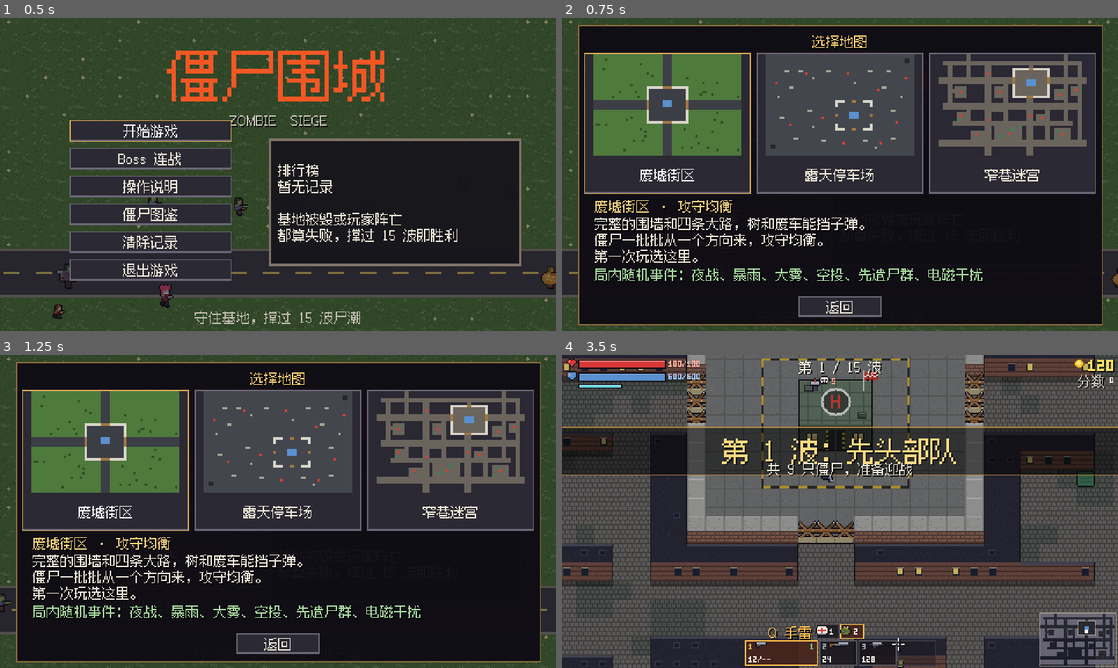
Above: before the commit, frames 1-4 (two rows, left to right).
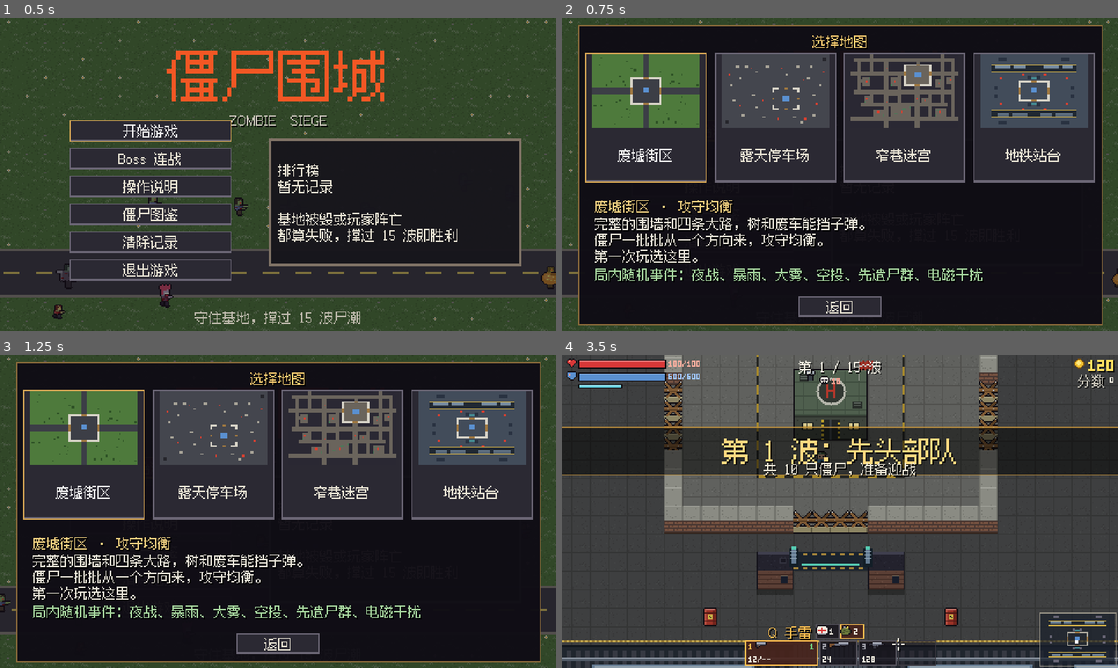
Above: after the commit, the same moments.

Repository: Dora321/zombie-siege
Game: Godot game, scene res://scenes/ui/title.tscn
The game is run twice, just before and just after one commit, with the same random seed, the same clock (stepped at 60 frames per second) and the same inputs.
Inputs (mouse positions are in pixels of both pictures, inside the frame that each line leads up to):
- Up to frame 1 (0.5 s): no input
- Up to frame 2 (0.75 s): click "开始游戏" at 0.5 s
- Up to frame 3 (1.25 s): no input
- Up to frame 4 (3.5 s): click (1034, 455) at 1.25 s, where only the run after the commit has a clickable "地铁站台"; click "开始游戏" at 2 s; click "开始行动" at 2.75 s

Frame 1 is identical in both runs. In frame 2, 27% of the frame differs, in the area x 4-96%, y 11-57%; in frame 3, 27%; in frame 4, 42%, in the area x 0-100%, y 0-100%.

Commit message:
feat(gameplay): add 4th interactive Subway Station map with shock gates and auto-refill barrels

Diff:
--- a/scripts/autoload/game_data.gd
+++ b/scripts/autoload/game_data.gd
@@ -453,7 +453,7 @@
 ## coins 开局金币，base_scale 基地受伤系数，group 一批僵尸从同一方向来的数量（越小越容易被包抄），
 ## group_grow 每隔几波多一只，look_gain 和 look_limit 控制镜头往准星方向看多远，
 ## count_scale 普通僵尸数量倍率（精英和 Boss 不变），spawn_pace 出怪间隔倍率（越小越密）。
-const MAP_ORDER: Array[String] = ["ruins", "parking", "alley"]
+const MAP_ORDER: Array[String] = ["ruins", "parking", "alley", "subway"]
 const MAPS := {
 	"ruins": {
 		"name": "废墟街区", "tag": "攻守均衡", "ground": "grass", "tint": "#ffffff", "mini": "#14210f",
@@ -472,6 +472,13 @@
 		"desc": ["楼房夹着两三格宽的巷子，僵尸排成长队来。", "一座炮塔卡住路口就很值，手雷和电弧也打得满。", "但小心被前后堵死，跑之前先看小地图。"],
 		"coins": 150, "base_scale": 0.3, "count_scale": 0.88, "spawn_pace": 1.05, "group": [4, 7], "group_grow": 2, "look_gain": 0.2, "look_limit": 160.0,
 		"preview": {"floor": "#6a645c", "road": "#6a645c", "solid": "#2a2833", "prop": "#4a7a58"},
+	},
+	"subway": {
+		"name": "地铁站台", "tag": "高压电网 · 南北双通道", "ground": "concrete", "tint": "#d8e2f0", "mini": "#1a202c",
+		"summary": "南北站台双通道，两道高压电网，炸药桶每波补充。",
+		"desc": ["南北站台各有一道高压电网，两只僵尸同时进入就会放电。", "利用列车挡住侧面进攻，站台上的炸药桶每波补充。"],
+		"coins": 135, "base_scale": 0.36, "count_scale": 1.04, "spawn_pace": 0.96, "group": [3, 5], "group_grow": 3, "look_gain": 0.25, "look_limit": 184.0,
+		"preview": {"floor": "#424c5a", "road": "#202832", "solid": "#293241", "prop": "#788da2", "safety": "#d7b449"},
 	},
 }
 
--- a/scripts/game/map_layouts.gd
+++ b/scripts/game/map_layouts.gd
@@ -2,6 +2,10 @@
 ## 手工地图的格子布局，废墟街区是程序生成的所以不在这里。每行 64 字符，共 44 行：
 ##   . 地面   # 楼房（不可破坏）   W 围墙   B 路障   H 基地（4x3）   P 玩家出生点
 ##   C c 废车（占两格）   L 路灯   D 垃圾箱   R 炸药桶刷新点
+##   T t 地铁车厢（上排、下排）
+
+const SUBWAY_TRACKS: Array[Rect2i] = [Rect2i(7, 7, 50, 3), Rect2i(7, 34, 50, 3)]
+const SUBWAY_GATES: Array[Rect2i] = [Rect2i(30, 14, 4, 1), Rect2i(30, 29, 4, 1)]
 
 const GRIDS := {
 	"parking": [
@@ -96,6 +100,52 @@
 		"####################...###############...#######################",
 		"####################...###############...#######################",
 	],
+	"subway": [
+		"................................................................",
+		"................................................................",
+		"...........#####................................#####...........",
+		"...........#####................................#####...........",
+		"................................................................",
+		"................................................................",
+		"................................................................",
+		".........TTTTTTTTT..TTTTTTT...........TTTTTTTTT..TTTTTT.........",
+		".........ttttttttt..ttttttt...........ttttttttt..tttttt.........",
+		"................................................................",
+		"................................................................",
+		"................................................................",
+		".........................R............R.........................",
+		"............................##....##............................",
+		"............R...............##....##...............R............",
+		"................................................................",
+		".......................WWWWWWWBBBBWWWWWWW.......................",
+		".......................W................W.......................",
+		".......................W................W.......................",
+		"........##.............W................W.............##........",
+		"........##.............B......HHHH......B.............##........",
+		".......................B......HHHH......B.......................",
+		".......................B......HHHH......B.......................",
+		".......................B................B.......................",
+		"........##.............W.......P........W.............##........",
+		"........##.............W................W.............##........",
+		".......................W................W.......................",
+		".......................WWWWWWWBBBBWWWWWWW.......................",
+		"................................................................",
+		"............R...............##....##...............R............",
+		"............................##....##............................",
+		"................................................................",
+		".........................R............R.........................",
+		"................................................................",
+		"................................................................",
+		"..........TTTTTTT..TTTTTTTTT........TTTTTTT..TTTTTTTTTT.........",
+		"..........ttttttt..ttttttttt........ttttttt..tttttttttt.........",
+		"................................................................",
+		"................................................................",
+		"................................................................",
+		"...........#####................................#####...........",
+		"...........#####................................#####...........",
+		"................................................................",
+		"................................................................",
+	],
 }
 
 
@@ -110,6 +160,8 @@
 	var img := Image.create_empty(64, 44, false, Image.FORMAT_RGBA8)
 	img.fill(Color(String(pal["floor"])))
 	var rows := grid(id)
+	if id == "subway":
+		paint_subway_overview(img, pal)
 	if rows.is_empty():
 		_sketch_ruins(img, pal)
 	else:
@@ -121,6 +173,27 @@
 					img.set_pixel(x, y, c)
 	img.resize(128, 88, Image.INTERPOLATE_NEAREST)
 	return img
+
+
+## 小地图和选图共用月台、轨道及车厢的底图。
+static func paint_subway_overview(img: Image, pal: Dictionary) -> void:
+	var stripe := Color(String(pal["safety"]))
+	for track in SUBWAY_TRACKS:
+		img.fill_rect(track, Color(String(pal["road"])))
+		img.fill_rect(Rect2i(track.position.x, track.position.y - 1, track.size.x, 1), stripe)
+		img.fill_rect(Rect2i(track.position.x, track.end.y, track.size.x, 1), stripe)
+	for gate in SUBWAY_GATES:
+		img.fill_rect(gate, Color("#448c94"))
+	var rows := grid("subway")
+	var car := Color(String(pal["prop"]))
+	for y in rows.size():
+		var row: String = rows[y]
+		for x in row.length():
+			match row[x]:
+				"T":
+					img.set_pixel(x, y, car)
+				"t":
+					img.set_pixel(x, y, car.darkened(0.27))
 
 
 static func _preview_color(ch: String, pal: Dictionary) -> Color:
--- a/scripts/game/world_map.gd
+++ b/scripts/game/world_map.gd
@@ -36,10 +36,24 @@
 const COST_TURRET := 170
 const COST_BARREL := 220
 
+const SHOCK_COOLDOWN := 15.0
+const SHOCK_DURATION := 2.2
+const SHOCK_HIT_INTERVAL := 0.9
+
 const DIRS: Array[Vector2i] = [
 	Vector2i(1, 0), Vector2i(-1, 0), Vector2i(0, 1), Vector2i(0, -1),
 	Vector2i(1, 1), Vector2i(1, -1), Vector2i(-1, 1), Vector2i(-1, -1),
 ]
+
+class ShockGate:
+	var rect: Rect2
+	var cd := 0.0
+	var active_t := 0.0
+	var next_hit: Dictionary[int, float] = {}
+
+	func _init(cells: Rect2i) -> void:
+		rect = Rect2(cells.position * TILE, cells.size * TILE)
+
 
 var game: Node
 var flags := PackedByteArray()
@@ -61,7 +75,11 @@
 
 var _grid: Array = []
 var _compound := Rect2i(WALL_X0, WALL_Y0, WALL_X1 - WALL_X0 + 1, WALL_Y1 - WALL_Y0 + 1)
-var _barrel_spots: Array[int] = []
+var _barrel_spawns: Array[int] = []
+var _subway_barrels: Dictionary[int, Node2D] = {}
+var _last_refill_wave := 0
+var _shock_gates: Array[ShockGate] = []
+var _shock_powered := false
 var _ground: ImageTexture
 var _flow_dirty := false
 var _flow_wait := 0.0
@@ -95,6 +113,9 @@
 		_scatter_props(rng)
 	else:
 		_build_from_grid(rng)
+	if map_id == "subway":
+		for strip in Layouts.SUBWAY_GATES:
+			_shock_gates.append(ShockGate.new(strip))
 	rebuild_flow()
 	_collect_spawns()
 	queue_redraw()
@@ -106,6 +127,8 @@
 	if _flow_dirty and _flow_wait <= 0.0 and _flow_task < 0:
 		_flow_start_task()
 		_flow_wait = 0.2
+	if map_id == "subway" and game != null:
+		_tick_subway(dt)
 
 
 func _exit_tree() -> void:
@@ -115,6 +138,96 @@
 func _draw() -> void:
 	if _ground != null:
 		draw_texture(_ground, Vector2.ZERO)
+	for gate in _shock_gates:
+		_draw_shock_gate(gate)
+
+
+# ---------------------------------------------------------------------------
+# 地铁站台的高压电网闸门
+# ---------------------------------------------------------------------------
+
+func _tick_subway(dt: float) -> void:
+	if game.state == game.State.COUNTDOWN and game.wave != _last_refill_wave:
+		_last_refill_wave = game.wave
+		_refill_subway_barrels()
+		for gate in _shock_gates:
+			gate.active_t = 0.0
+			gate.next_hit.clear()
+		queue_redraw()
+	var powered: bool = game.state == game.State.COMBAT and not game.events.jammed()
+	if powered != _shock_powered:
+		_shock_powered = powered
+		queue_redraw()
+	if not powered:
+		return
+	for gate in _shock_gates:
+		_tick_shock_gate(gate, dt)
+
+
+func _tick_shock_gate(gate: ShockGate, dt: float) -> void:
+	if gate.cd > 0.0:
+		gate.cd = maxf(0.0, gate.cd - dt)
+		queue_redraw()
+	if gate.active_t > 0.0:
+		gate.active_t = maxf(0.0, gate.active_t - dt)
+		if gate.active_t <= 0.0:
+			gate.next_hit.clear()
+	if gate.cd > 0.0 and gate.active_t <= 0.0:
+		return
+	var targets: Array[Node2D] = []
+	for z: Variant in game.zombies:
+		if not z.dead and not z.burrowed and gate.rect.has_point(z.position):
+			targets.append(z)
+	if gate.active_t <= 0.0:
+		if targets.size() < 2:
+			return
+		gate.active_t = SHOCK_DURATION
+		gate.cd = SHOCK_COOLDOWN
+		Sfx.play("arc", -4.0)
+		queue_redraw()
+	var damage := 45.0 * GameData.hp_scale(game.wave)
+	for z in targets:
+		var id := z.get_instance_id()
+		if z.dead or gate.active_t > gate.next_hit.get(id, INF):
+			continue
+		gate.next_hit[id] = gate.active_t - SHOCK_HIT_INTERVAL
+		game.fx.zap(z.center())
+		z.take_damage(damage, Vector2.UP, 0.0, true, "arc")
+		z.stun(1.2)
+
+
+func _draw_shock_gate(gate: ShockGate) -> void:
+	var strip := gate.rect
+	var start := strip.position
+	draw_rect(strip, Color("#202934"))
+	for x in range(0, int(strip.size.x), 8):
+		for y: int in [1, TILE - 3]:
+			draw_rect(Rect2(start + Vector2(x, y), Vector2(4, 2)), Color("#c49a43"))
+	var active := _shock_powered and gate.active_t > 0.0
+	var charge := Color("#67edc9") if gate.cd <= 0.0 else Color("#f3a546")
+	if game.events.jammed():
+		charge = Color("#865050")
+	if active:
+		draw_rect(strip.grow(-3.0), Color(0.15, 0.75, 1.0, 0.18))
+		var points := PackedVector2Array([start + Vector2(0, 4)])
+		for x in range(7, int(strip.size.x), 7):
+			var offset := roundf(sin(x * 1.7 + gate.active_t * 94.0) * 5.0)
+			points.append(start + Vector2(x, 4.0 + offset))
+		points.append(start + Vector2(strip.size.x, 4))
+		draw_polyline(points, Color("#22badc"), 3.0)
+		draw_polyline(points, Color("#d3ffff"), 1.0)
+	else:
+		var gauge := Rect2(start + Vector2(7, 10), Vector2(strip.size.x - 14.0, 2))
+		draw_rect(gauge, Color("#10151a"))
+		gauge.size.x = ceilf(gauge.size.x * (1.0 - gate.cd / SHOCK_COOLDOWN))
+		draw_rect(gauge, charge)
+	for x: float in [start.x, strip.end.x]:
+		var post := Vector2(x, start.y + 4.0)
+		draw_rect(Rect2(post - Vector2(4, 7), Vector2(8, 16)), Color("#17232c"))
+		draw_rect(Rect2(post - Vector2(2, 6), Vector2(4, 12)), Color("#7890a4"))
+		for y: int in [-5, -2, 1]:
+			draw_rect(Rect2(post + Vector2(-3, y), Vector2(6, 1)), Color("#b3c7d2"))
+		draw_rect(Rect2(post + Vector2(-2, -9), Vector2(4, 3)), Color("#b4ffff") if active else charge)
 
 
 # ---------------------------------------------------------------------------
@@ -477,6 +590,9 @@
 
 ## 波次之间补充炸药桶，让爆炸玩法贯穿全局。
 func respawn_barrels(rng: RandomNumberGenerator, count: int) -> void:
+	if map_id == "subway":
+		# 地铁站台在倒计时开始后按固定点位补满。
+		return
 	if not _grid.is_empty():
 		_respawn_barrels_at_spots(rng, count)
 		return
@@ -498,7 +614,7 @@
 
 ## 手工地图只在标好的点补桶，免得把窄巷堵死。
 func _respawn_barrels_at_spots(rng: RandomNumberGenerator, count: int) -> void:
-	var spots := _barrel_spots.duplicate()
+	var spots := _barrel_spawns.duplicate()
 	while count > 0 and not spots.is_empty():
 		var i: int = spots.pop_at(rng.randi() % spots.size())
 		if flags[i] != 0:
@@ -507,6 +623,27 @@
 			continue
 		_add_piece(i % W, i / W, "barrel")
 		count -= 1
+
+
+func _refill_subway_barrels() -> void:
+	for i in _barrel_spawns:
+		if flags[i] != 0 or structures.has(i):
+			continue
+		var rect := Rect2(cell_top_left(i), Vector2(TILE, TILE))
+		if game.player != null and rect.grow(game.player.BOX_R).has_point(game.player.position):
+			continue
+		var occupied := false
+		for z: Variant in game.zombies:
+			if not z.dead and rect.grow(z.BOX_R).has_point(z.position):
+				occupied = true
+				break
+		if occupied:
+			continue
+		if _subway_barrels.has(i):
+			var barrel := _subway_barrels[i]
+			barrel.repair(barrel.max_hp)
+		else:
+			_subway_barrels[i] = _add_piece(i % W, i / W, "barrel")
 
 
 func can_place_turret(i: int) -> bool:
@@ -550,6 +687,9 @@
 ## 按格子布局摆出楼房、围墙和摆件。
 func _build_from_grid(rng: RandomNumberGenerator) -> void:
 	var mini := Image.create_empty(W, H, false, Image.FORMAT_RGBA8)
+	if map_id == "subway":
+		var pal: Dictionary = GameData.MAPS[map_id]["preview"]
+		Layouts.paint_subway_overview(mini, pal)
 	for y in H:
 		var row: String = _grid[y]
 		for x in W:
@@ -557,6 +697,8 @@
 				"#":
 					flags[idx(x, y)] = BLOCK_ALL
 					mini.set_pixel(x, y, Color(0.5, 0.48, 0.55, 0.75))
+				"T", "t":
+					flags[idx(x, y)] = BLOCK_ALL
 				"W":
 					_add_piece(x, y, "wall")
 				"B":
@@ -568,10 +710,13 @@
 				"D":
 					_add_prop(x, y, Art.dumpster_tex, 1)
 				"R":
-					_barrel_spots.append(idx(x, y))
+					_barrel_spawns.append(idx(x, y))
 	minimap_tex = ImageTexture.create_from_image(mini)
 	refresh_wall_faces()
-	respawn_barrels(rng, 8)
+	if map_id == "subway":
+		_refill_subway_barrels()
+	else:
+		respawn_barrels(rng, 8)
 
 
 ## 从 start 向外跑一遍广度优先，返回每格的步数（到不了是 -1）。
@@ -715,6 +860,13 @@
 func _build_grid_ground(rng: RandomNumberGenerator) -> void:
 	var img := Image.create_empty(PIXEL_W, PIXEL_H, false, Image.FORMAT_RGBA8)
 	var style := String(GameData.MAPS[map_id]["ground"])
+	var subway := map_id == "subway"
+	var platform_tiles: Array[Image] = []
+	if subway:
+		for concrete: Image in Art.tiles[style]:
+			var tile := concrete.duplicate() as Image
+			tile.adjust_bcs(0.66, 1.0, 0.45)
+			platform_tiles.append(tile)
 	var patches := FastNoiseLite.new()
 	patches.seed = rng.randi()
 	patches.frequency = 0.11
@@ -722,19 +874,77 @@
 	for y in H:
 		for x in W:
 			var set_name := style
-			if _compound.has_point(Vector2i(x, y)):
+			var in_yard := _compound.has_point(Vector2i(x, y))
+			if in_yard:
 				set_name = "concrete"
-			elif patches.get_noise_2d(x, y) > 0.2:
+			elif not subway and patches.get_noise_2d(x, y) > 0.2:
 				set_name = style + "_alt"
-			if _grid_is_solid(x, y):
+			var solid := _grid_is_solid(x, y)
+			if solid:
 				set_name = "roof" if _grid_is_solid(x, y + 1) or y == H - 1 else "brick"
-			var set_tiles: Array = Art.tiles[set_name]
+			var set_tiles: Array = platform_tiles if subway and not in_yard and not solid else Art.tiles[set_name]
 			img.blit_rect(set_tiles[rng.randi() % set_tiles.size()], full, Vector2i(x * TILE, y * TILE))
-	if style == "asphalt":
+	if subway:
+		_paint_subway_tracks(img)
+		_paint_subway_cars(img)
+	elif style == "asphalt":
 		_paint_stalls(img)
 	_paint_building_edges(img)
 	_paint_base_pad(img)
 	_ground = ImageTexture.create_from_image(img)
+
+
+func _paint_subway_tracks(img: Image) -> void:
+	for track in Layouts.SUBWAY_TRACKS:
+		var bed := Rect2i(track.position * TILE, track.size * TILE)
+		var top := bed.position.y
+		img.fill_rect(bed, Color("#262c34"))
+		img.fill_rect(Rect2i(bed.position, Vector2i(bed.size.x, 2)), Color("#151a21"))
+		for x in range(bed.position.x + 4, bed.end.x, 8):
+			img.fill_rect(Rect2i(x, top + 5, 4, bed.size.y - 10), Color("#41434a"))
+		for y: int in [top + 11, bed.end.y - 13]:
+			img.fill_rect(Rect2i(bed.position.x, y, bed.size.x, 3), Color("#626c76"))
+			img.fill_rect(Rect2i(bed.position.x, y, bed.size.x, 1), Color("#a4abb2"))
+		for y: int in [top - 4, bed.end.y + 2]:
+			img.fill_rect(Rect2i(bed.position.x, y, bed.size.x, 2), Color("#ac8637"))
+			for x in range(bed.position.x, bed.end.x, 4):
+				img.fill_rect(Rect2i(x, y, 2, 2), Color("#e9c358"))
+		# 跨轨检修通道。露出两条钢轨，入口对准售票厅。
+		for x in range(30 * TILE, 34 * TILE, 4):
+			img.fill_rect(Rect2i(x, top, 3, 11), Color("#555e67"))
+			img.fill_rect(Rect2i(x, top + 14, 3, bed.size.y - 27), Color("#555e67"))
+			img.fill_rect(Rect2i(x, bed.end.y - 10, 3, 10), Color("#555e67"))
+
+
+func _paint_subway_cars(img: Image) -> void:
+	for y in H:
+		var row: String = _grid[y]
+		var x := 0
+		while x < W:
+			if row[x] != "T":
+				x += 1
+				continue
+			var start := x
+			while x < W and row[x] == "T":
+				x += 1
+			var left := start * TILE
+			var right := x * TILE
+			var top := y * TILE
+			img.fill_rect(Rect2i(left + 1, top + 2, right - left - 2, 30), Color("#18242d"))
+			img.fill_rect(Rect2i(left + 2, top + 1, right - left - 4, 18), Color("#7890a5"))
+			img.fill_rect(Rect2i(left + 4, top + 2, right - left - 8, 2), Color("#acbac2"))
+			img.fill_rect(Rect2i(left + 2, top + 19, right - left - 4, 10), Color("#476277"))
+			img.fill_rect(Rect2i(left + 2, top + 27, right - left - 4, 2), Color("#a5b8bf"))
+			for px in range(left + 10, right - 18, 20):
+				img.fill_rect(Rect2i(px, top + 21, 12, 5), Color("#1d3443"))
+				img.fill_rect(Rect2i(px + 1, top + 21, 10, 1), Color("#6aa6bb"))
+				img.fill_rect(Rect2i(px + 14, top + 20, 3, 6), Color("#314557"))
+			var middle := (left + right) / 2
+			img.fill_rect(Rect2i(middle - 10, top + 7, 20, 6), Color("#435971"))
+			for px in range(middle - 9, middle + 9, 3):
+				img.fill_rect(Rect2i(px, top + 8, 2, 4), Color("#688096"))
+			for px: int in [left + 3, right - 5]:
+				img.fill_rect(Rect2i(px, top + 24, 2, 2), Color("#eda757"))
 
 
 func _grid_is_solid(x: int, y: int) -> bool:
--- a/scripts/ui/map_select.gd
+++ b/scripts/ui/map_select.gd
@@ -2,7 +2,8 @@
 ## 开局选图：点击缩略图进入行动准备，也可用方向键加回车选择。
 
 const Layouts := preload("res://scripts/game/map_layouts.gd")
-const CARD_SIZE := Vector2(144, 112)
+const CARD_MAX_WIDTH := 144.0
+const CARD_GAP := 6.0
 const CARD_TOP := 24.0
 const DESC_TOP := 148.0
 
@@ -18,20 +19,16 @@
 func _ready() -> void:
 	visible = false
 	var touch := Mobile.is_touch()
-	var card_size := Vector2(CARD_SIZE.x, 122) if touch else CARD_SIZE
-	var gap := (size.x - CARD_SIZE.x * GameData.MAP_ORDER.size()) / (GameData.MAP_ORDER.size() + 1)
-	for i in GameData.MAP_ORDER.size():
-		var id: String = GameData.MAP_ORDER[i]
+	for id in GameData.MAP_ORDER:
 		var card := Button.new()
 		card.text = String(GameData.MAPS[id]["name"])
 		if touch:
 			card.text += "\n" + String(GameData.MAPS[id]["tag"]).get_slice(" · ", 0)
 		card.icon = ImageTexture.create_from_image(Layouts.preview(id))
+		card.expand_icon = true
+		card.texture_filter = CanvasItem.TEXTURE_FILTER_NEAREST
 		card.icon_alignment = HORIZONTAL_ALIGNMENT_CENTER
 		card.vertical_icon_alignment = VERTICAL_ALIGNMENT_TOP
-		card.position = Vector2(gap + (CARD_SIZE.x + gap) * i, CARD_TOP)
-		card.size = card_size
-		card.custom_minimum_size = card_size
 		card.pressed.connect(choose.bind(id))
 		if touch:
 			card.focus_mode = Control.FOCUS_NONE
@@ -42,6 +39,8 @@
 				card.grab_focus())
 		add_child(card)
 		cards[id] = card
+	resized.connect(_layout_cards)
+	_layout_cards()
 	back_button.pressed.connect(close)
 	if touch:
 		back_button.focus_mode = Control.FOCUS_NONE
@@ -49,6 +48,19 @@
 	else:
 		_link_focus()
 		back_button.mouse_entered.connect(func(): Sfx.play("ui_hover"))
+
+
+func _layout_cards() -> void:
+	var count := GameData.MAP_ORDER.size()
+	var width := floorf(minf(CARD_MAX_WIDTH, (size.x - CARD_GAP * (count + 1)) / count))
+	var gap := (size.x - width * count) / (count + 1)
+	var card_size := Vector2(width, 122.0 if Mobile.is_touch() else 112.0)
+	for i in count:
+		var card: Button = cards[GameData.MAP_ORDER[i]]
+		card.add_theme_constant_override("icon_max_width", int(width) - 12)
+		card.custom_minimum_size = card_size
+		card.position = Vector2(roundf(gap + (width + gap) * i), CARD_TOP)
+		card.size = card_size
 
 
 ## 面板盖在标题菜单上面，不指定邻居的话方向键会跳到底下的按钮。
